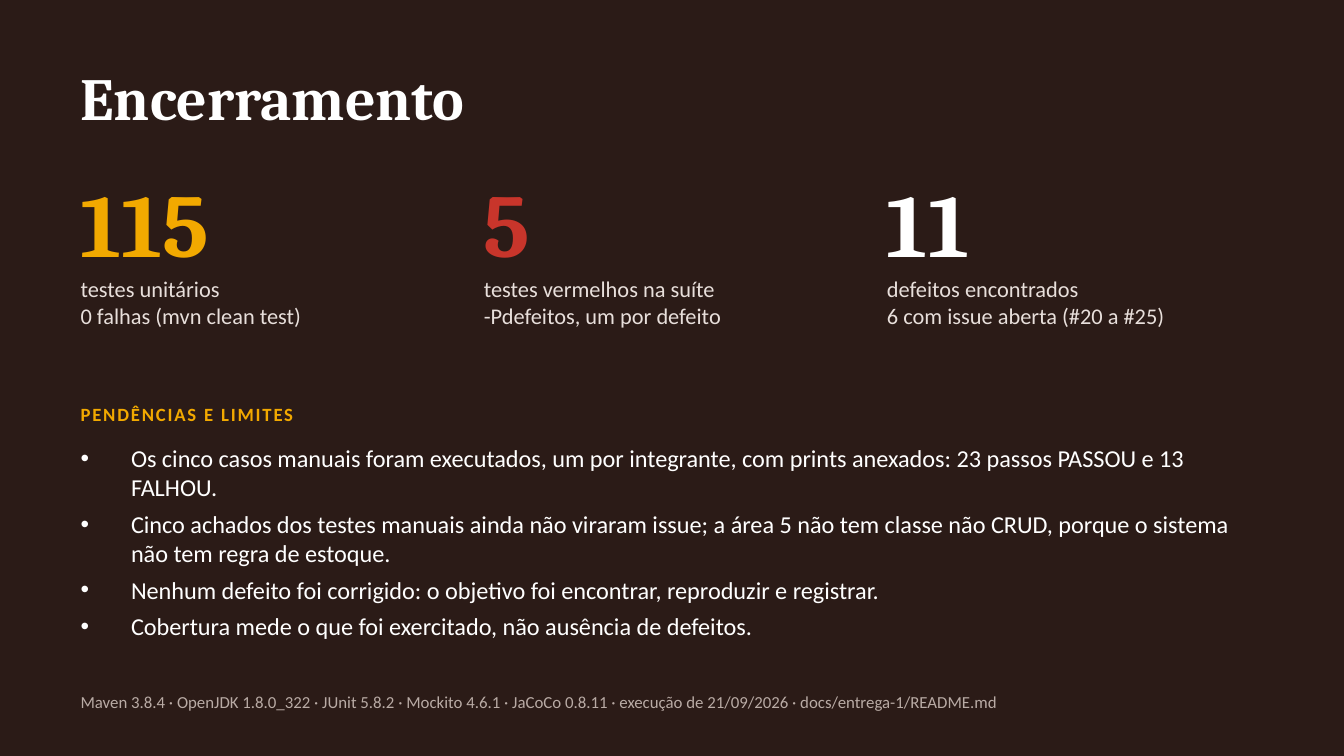
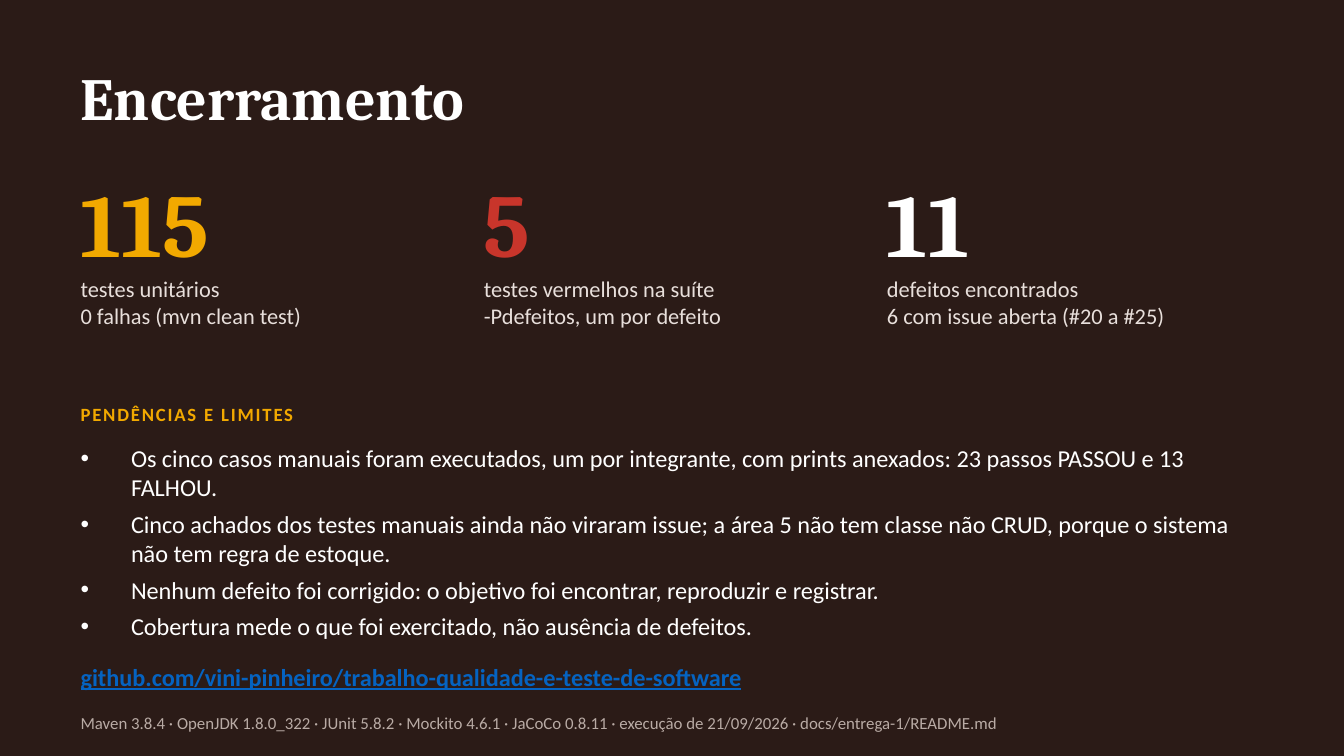
Before and after one commit to vini-pinheiro/trabalho-qualidade-e-teste-de-software, a slide deck: slide 12 of docs/entrega-1/apresentacao/apresentacao-entrega-1.pptx. Drawn at 1344x756 pixels with LibreOffice and Linux fonts; fonts in the diff are those of the drawing. Boxes give left, top, right and bottom in pixels: in the first picture for what was removed or moved away, otherwise in the second. Text is boxed around its words. In the diff, an @@ line names an element or a change of style, - is before the commit and + after.

Commit message:
docs: anexos com um slide por integrante e links clicáveis
- link do repositório visível na abertura, no encerramento e nos anexos
- toda referência #NN vira link para a issue correspondente (56 links no deck)
- um anexo por integrante: cabeçalho do documento do caso e tela do sistema
- telas extraídas dos prints anexados aos próprios casos de teste

```diff
--- a/docs/entrega-1/apresentacao/apresentacao-entrega-1.pptx
+++ b/docs/entrega-1/apresentacao/apresentacao-entrega-1.pptx
@@ text added at (81,669,742,690), 13 pt, text #0563C1, bold, underline @@
+github.com/vini-pinheiro/trabalho-qualidade-e-teste-de-software
@@ text "Maven 3.8.4 · OpenJDK 1.8.0_322 ...": place and size @@
-text "Maven 3.8.4 · OpenJDK 1.8.0_322 ..." at (81,696,996,711)
+text "Maven 3.8.4 · OpenJDK 1.8.0_322 ..." at (81,717,996,732)
```
Also in this commit, not shown: 13 other slides changed, 5 slides added, 2 slides removed, 11 other files.
